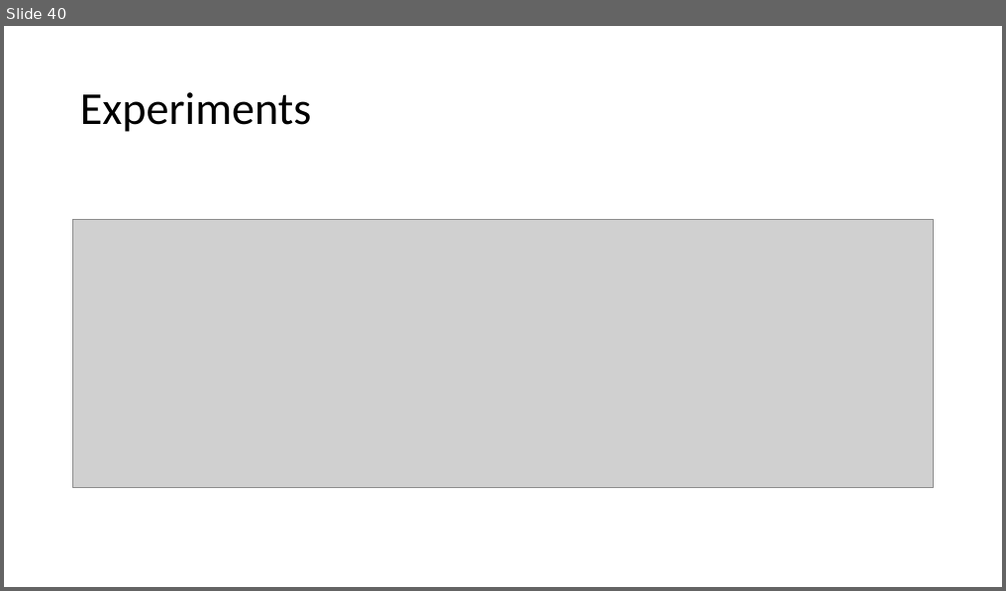
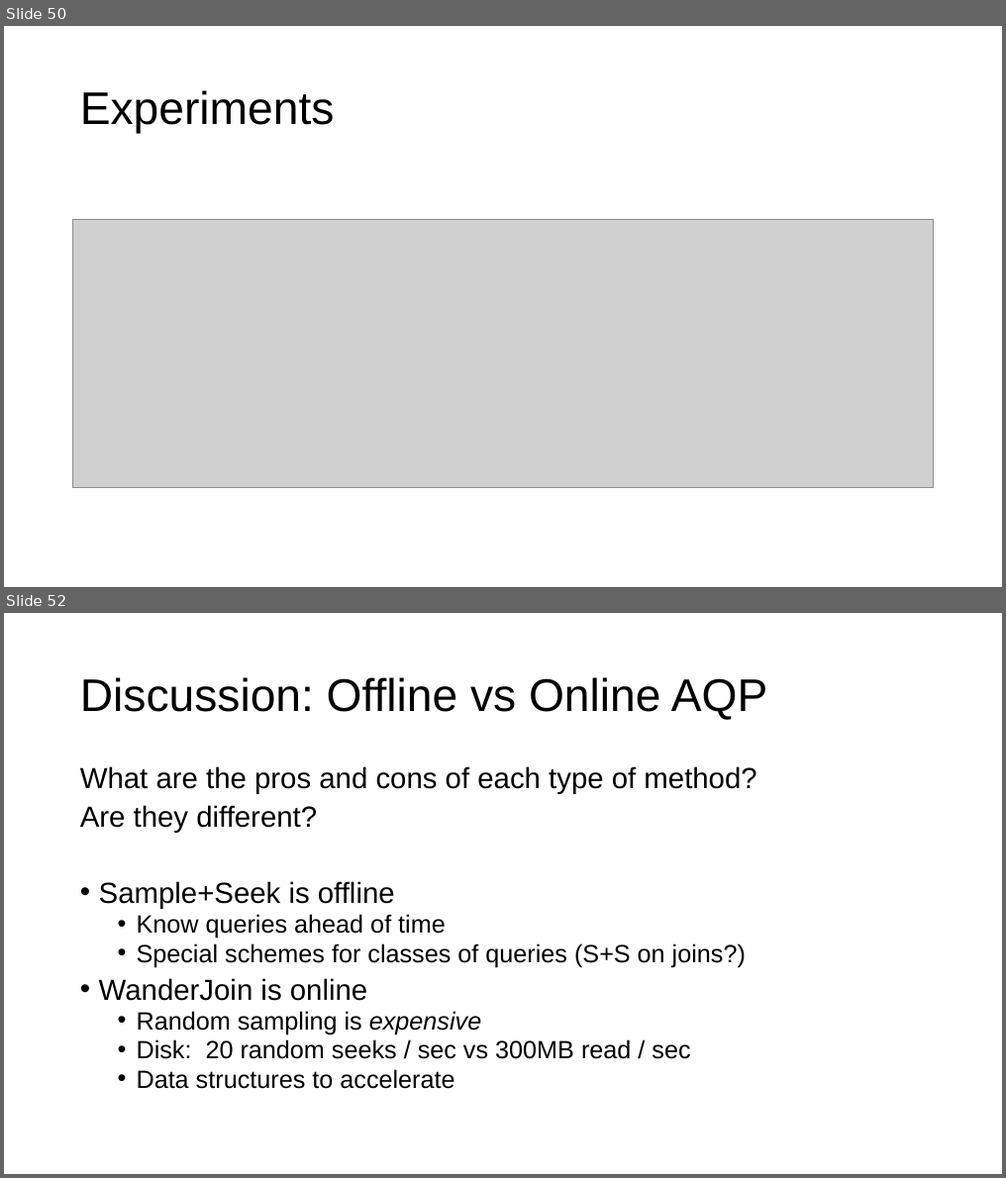
Before and after one commit to columbiaviz/columbiaviz.github.io, a slide deck: 2020s_w6998/lecs/07_approximation.pptx. Shown one above the other, each under a label of ours: slide 40 before the commit, slides 50 and 52 after it; the slides between them are not shown. The pictures are 1006x591 and 1006x1178 pixels, drawn with LibreOffice and Linux fonts; fonts in the diff are those of the drawing; grey boxes stand for pictures. Boxes give left, top, right and bottom in pixels: in the first picture for what was removed or moved away, otherwise in the second. Text is boxed around its words. In the diff, an @@ line names an element or a change of style, - is before the commit and + after.

```diff
--- a/2020s_w6998/lecs/07_approximation.pptx
+++ b/2020s_w6998/lecs/07_approximation.pptx
@@ slide 52 added at <box>4,613,1002,1174</box>, background #FFFFFF @@
@@ title added at <box>80,677,767,720</box>, 44 pt, text #000000 @@
+Discussion: Offline vs Online AQP
@@ text added at <box>80,766,756,1089</box>, 24 pt, text #000000 @@
+What are the pros and cons of each type of method?
+Are they different?
+• Sample+Seek is offline
+  • Know queries ahead of time
+  • Special schemes for classes of queries (S+S on joins?)
+• WanderJoin is online
+  • Random sampling is expensive
+  • Disk: 20 random seeks / sec vs 300MB read / sec
+  • Data structures to accelerate
@@ what was slide 40 is now slide 50 @@
@@ slide 50 changed as well @@
@@ title "Experiments" at <box>80,90,335,134</box>: font Calibri to Arial @@
```
Also in this commit, not shown: 26 other slides changed, 11 other slides added, 1 slide removed, 1 other file.
